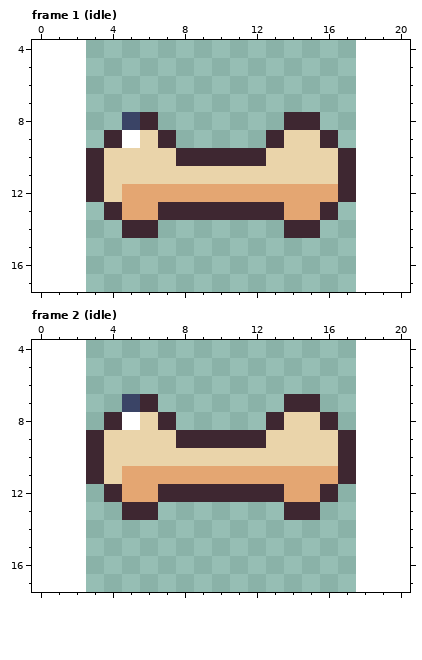
Pixel-art file: art/minis/treat@75.aseprite. The picture above was drawn from the file before the commit.
15x15 pixels, 2 frames. Shown: frame 1 (idle): x 0..20, y 4..17; frame 2 (idle): x 0..20, y 4..17. The old version is drawn lined up with the new one, on the new canvas.
Now the later version:
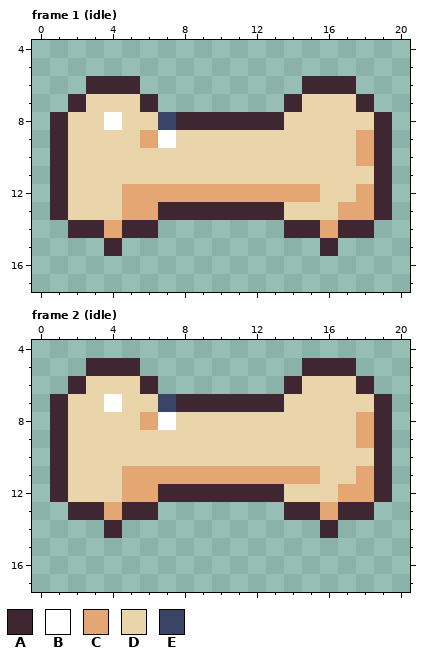
Palette (. is transparent): A #3e2731  B #ffffff  C #e4a672  D #ead4aa  E #3a4466
Difference:
canvas 15x15 -> 21x21, the old top-left corner now at 3,4
--- frame 1 (idle)
@@ x 0..20 @@
  5 .....................
- 6 .....................
- 7 .....................
- 8 .....EA.......AA.....
- 9 ....ABDA.....ADDA....
-10 ...ADDDDAAAAADDDDA...
-11 ...ADDDDDDDDDDDDDA...
-12 ...ADCCCCCCCCCCCCA...
-13 ....ACCAAAAAAACCA....
-14 .....AA.......AA.....
-15 .....................
+ 6 ...AAA.........AAA...
+ 7 ..ADDDA.......ADDDA..
+ 8 .ADDBDDEAAAAAADDDDDA.
+ 9 .ADDDDCBDDDDDDDDDDCA.
+10 .ADDDDDDDDDDDDDDDDCA.
+11 .ADDDDDDDDDDDDDDDDDA.
+12 .ADDDCCCCCCCCCCCDDCA.
+13 .ADDDCCAAAAAAADDDCCA.
+14 ..AACAA.......AACAA..
+15 ....A...........A....
 16 .....................
--- frame 2 (idle)
@@ x 0..20 @@
  4 .....................
- 5 .....................
- 6 .....................
- 7 .....EA.......AA.....
- 8 ....ABDA.....ADDA....
- 9 ...ADDDDAAAAADDDDA...
-10 ...ADDDDDDDDDDDDDA...
-11 ...ADCCCCCCCCCCCCA...
-12 ....ACCAAAAAAACCA....
-13 .....AA.......AA.....
-14 .....................
+ 5 ...AAA.........AAA...
+ 6 ..ADDDA.......ADDDA..
+ 7 .ADDBDDEAAAAAADDDDDA.
+ 8 .ADDDDCBDDDDDDDDDDCA.
+ 9 .ADDDDDDDDDDDDDDDDCA.
+10 .ADDDDDDDDDDDDDDDDDA.
+11 .ADDDCCCCCCCCCCCDDCA.
+12 .ADDDCCAAAAAAADDDCCA.
+13 ..AACAA.......AACAA..
+14 ....A...........A....
 15 .....................
Pixel boxes of the changes (left, top, right, bottom) in both pictures:
changed: (50, 76, 392, 256)
changed: (50, 358, 392, 538)
